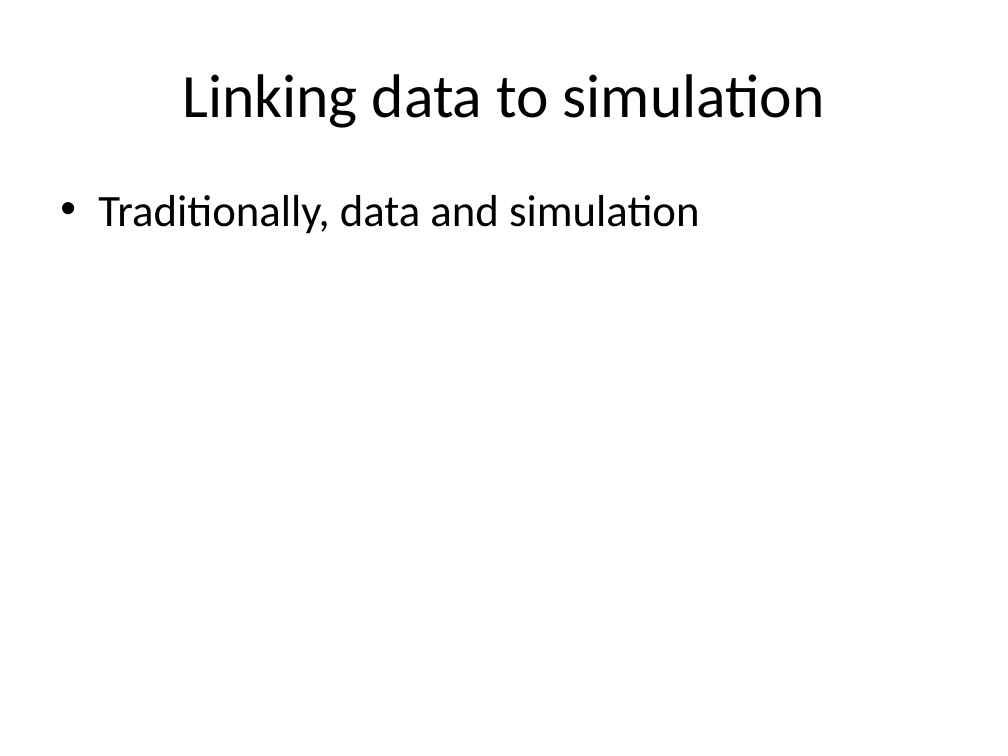
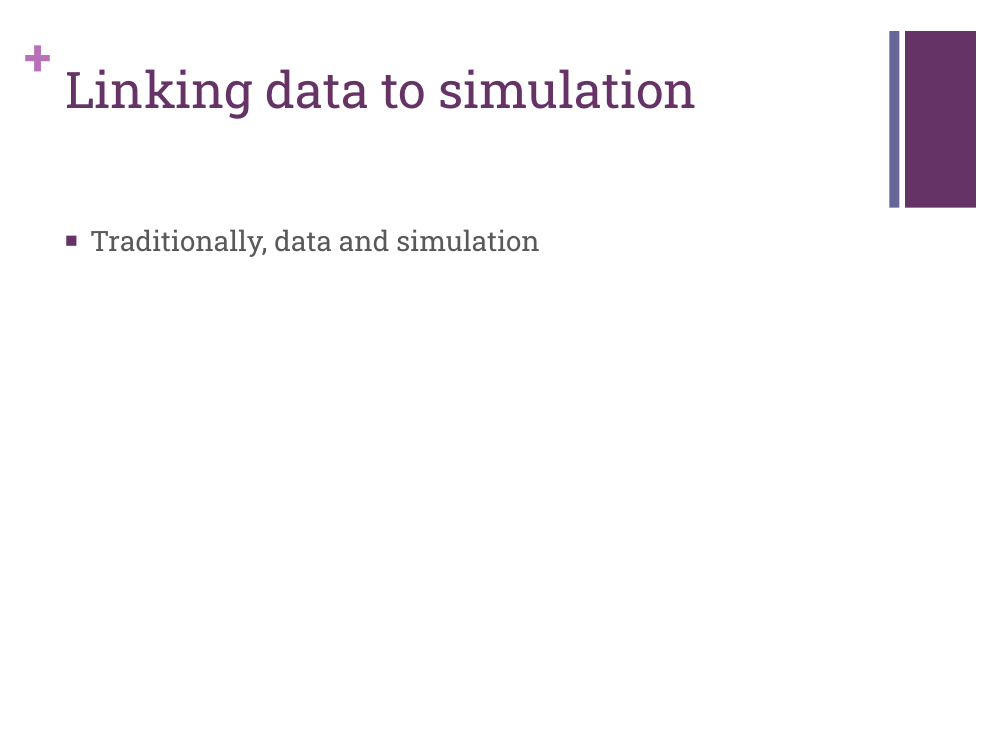
Before and after one commit to PredictiveEcology/SpaDES, a slide deck: slide 5 of development/SpaDES – Spatial Discrete Event Simulation.pptx. Drawn at 1008x756 pixels with LibreOffice and Linux fonts; fonts in the diff are those of the drawing. Boxes give left, top, right and bottom in pixels: in the first picture for what was removed or moved away, otherwise in the second. Text is boxed around its words. In the diff, an @@ line names an element or a change of style, - is before the commit and + after.

```diff
--- a/development/SpaDES – Spatial Discrete Event Simulation.pptx
+++ b/development/SpaDES – Spatial Discrete Event Simulation.pptx
@@ text added at (24, 25, 53, 87), 36 pt, text #B870B8, bold @@
++
@@ title "Linking data to simulation": place and size @@
-title "Linking data to simulation" at (182, 74, 825, 128)
+title "Linking data to simulation" at (65, 69, 697, 119)
@@ title "Linking data to simulation" at (65, 69, 697, 119): size 44 to 36 pt, font Calibri to Roboto Slab, text colour #000000 to #663366; alignment centre to left; vertical alignment middle to top @@
@@ rectangle added at (889, 31, 899, 208), fill #666699 @@
@@ rectangle added at (905, 31, 976, 208), fill #663366 @@
@@ text "Traditionally, data and simulation": place and size @@
-text "Traditionally, data and simulation" at (98, 195, 700, 234)
+text "Traditionally, data and simulation" at (90, 229, 540, 257)
@@ text "Traditionally, data and simulation" at (90, 229, 540, 257): size 32 to 20 pt, font Calibri to Roboto Slab, text colour #000000 to #595959; bullet • to ■; more space between paragraphs @@
```
Also in this commit, not shown: 9 other slides changed, 34 other files.
